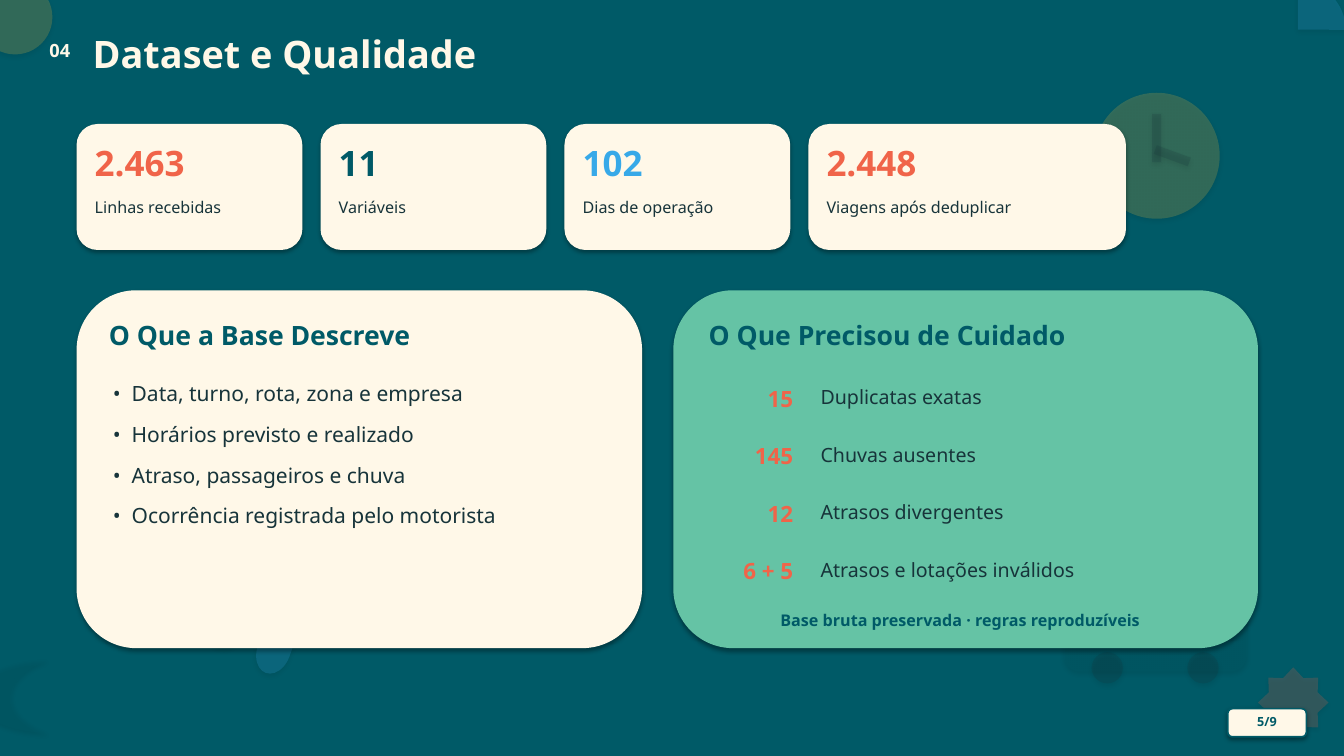
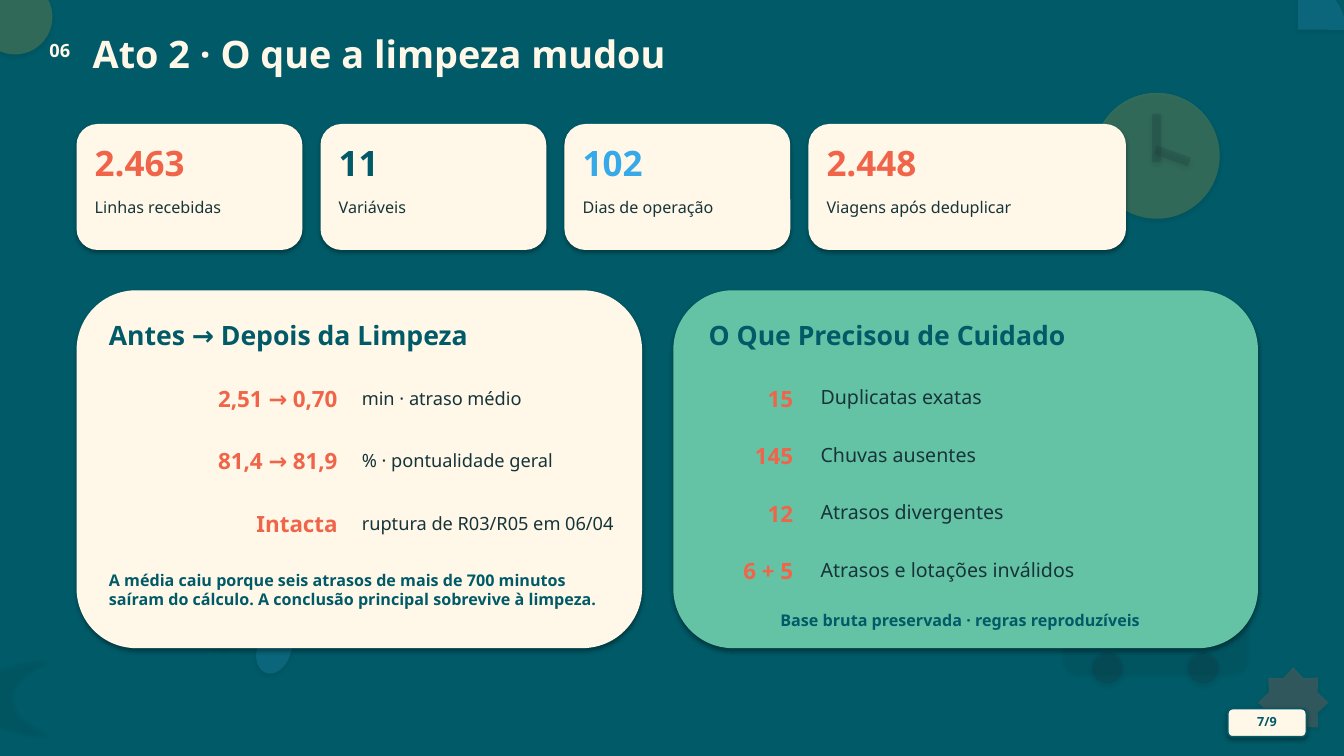
Before and after one commit to JulianaBallin/TransitTrace, a slide deck: slide 7 of docs/apresentacao/apresentacao_rota_em_dia.pptx (slide 5 before the commit). Drawn at 1344x756 pixels with LibreOffice and Linux fonts; fonts in the diff are those of the drawing. Boxes give left, top, right and bottom in pixels: in the first picture for what was removed or moved away, otherwise in the second. Text is boxed around its words. In the diff, an @@ line names an element or a change of style, - is before the commit and + after.

Commit message:
chore: regenerate notebook, charts, slides and report
Rebuilt from the updated sources with pandas 3.0.6. The treated dataset is
unchanged. The notebook is executed without errors and the slides PDF was
exported with LibreOffice 26.8.

```diff
--- a/docs/apresentacao/apresentacao_rota_em_dia.pptx
+++ b/docs/apresentacao/apresentacao_rota_em_dia.pptx
@@ text at (49,43,70,57): text changed @@
-04
+06
@@ text at (93,39,665,77): text changed @@
-Dataset e Qualidade
+Ato 2 · O que a limpeza mudou
@@ text at (109,324,467,352): text changed @@
-O Que a Base Descreve
+Antes → Depois da Limpeza
@@ text removed at (132,386,496,528) @@
-• Data, turno, rota, zona e empresa
-• Horários previsto e realizado
-• Atraso, passageiros e chuva
-• Ocorrência registrada pelo motorista
@@ text added at (218,391,338,410), 16 pt, text #F06449, bold @@
+2,51 → 0,70
@@ text added at (362,391,521,405), 13 pt, text #17343A @@
+min · atraso médio
@@ text added at (218,453,338,472), 16 pt, text #F06449, bold @@
+81,4 → 81,9
@@ text added at (391,453,552,472), 13 pt, text #17343A @@
+% · pontualidade geral
@@ text added at (256,516,337,532), 16 pt, text #F06449, bold @@
+Intacta
@@ text added at (362,516,613,535), 13 pt, text #17343A @@
+ruptura de R03/R05 em 06/04
@@ text added at (109,573,596,609), 11.5 pt, text #005A67, bold @@
+A média caiu porque seis atrasos de mais de 700 minutos saíram do cálculo. A conclusão principal sobrevive à limpeza.
@@ text at (1257,717,1277,726): text changed @@
-5/9
+7/9
```
Also in this commit, not shown: 4 other slides changed, 3 slides added, 3 slides removed, 9 other files.
